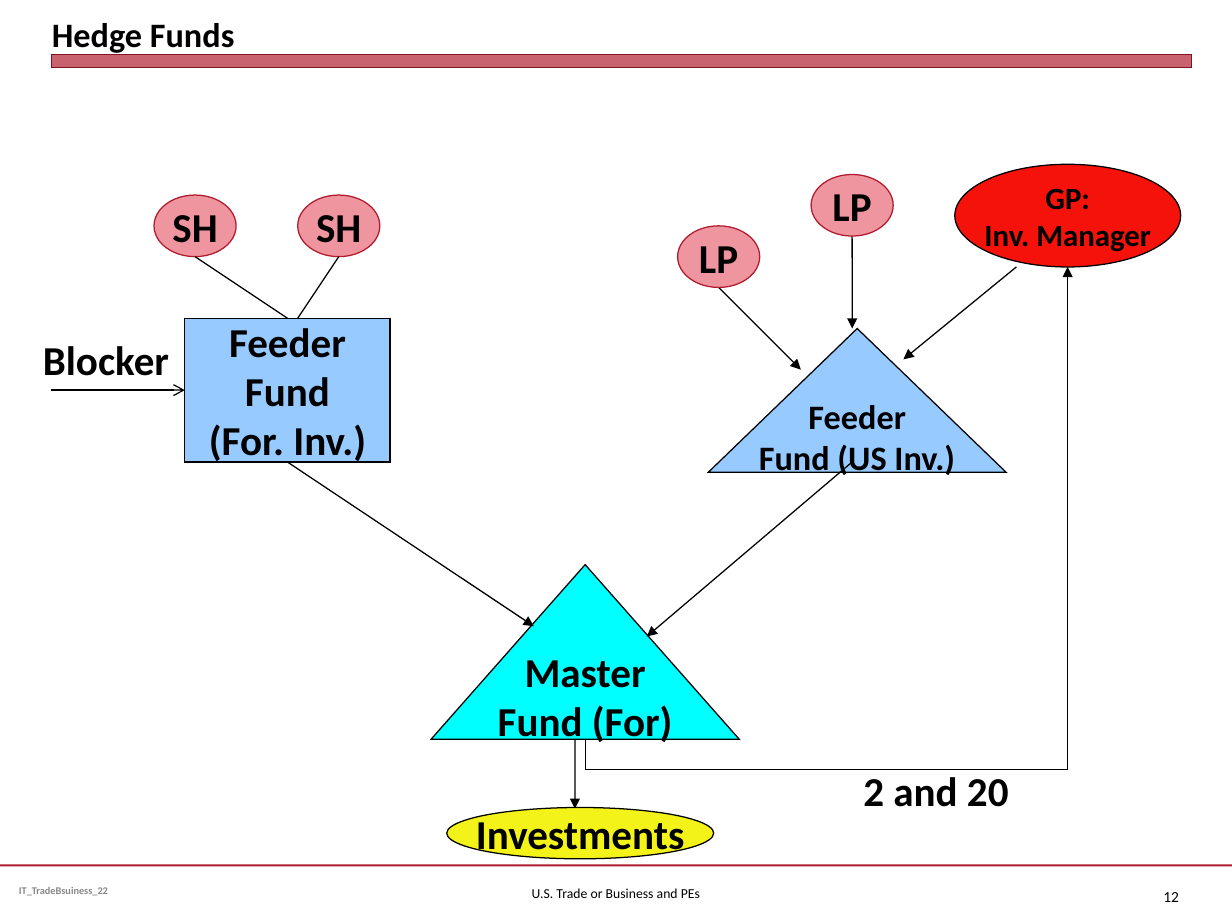
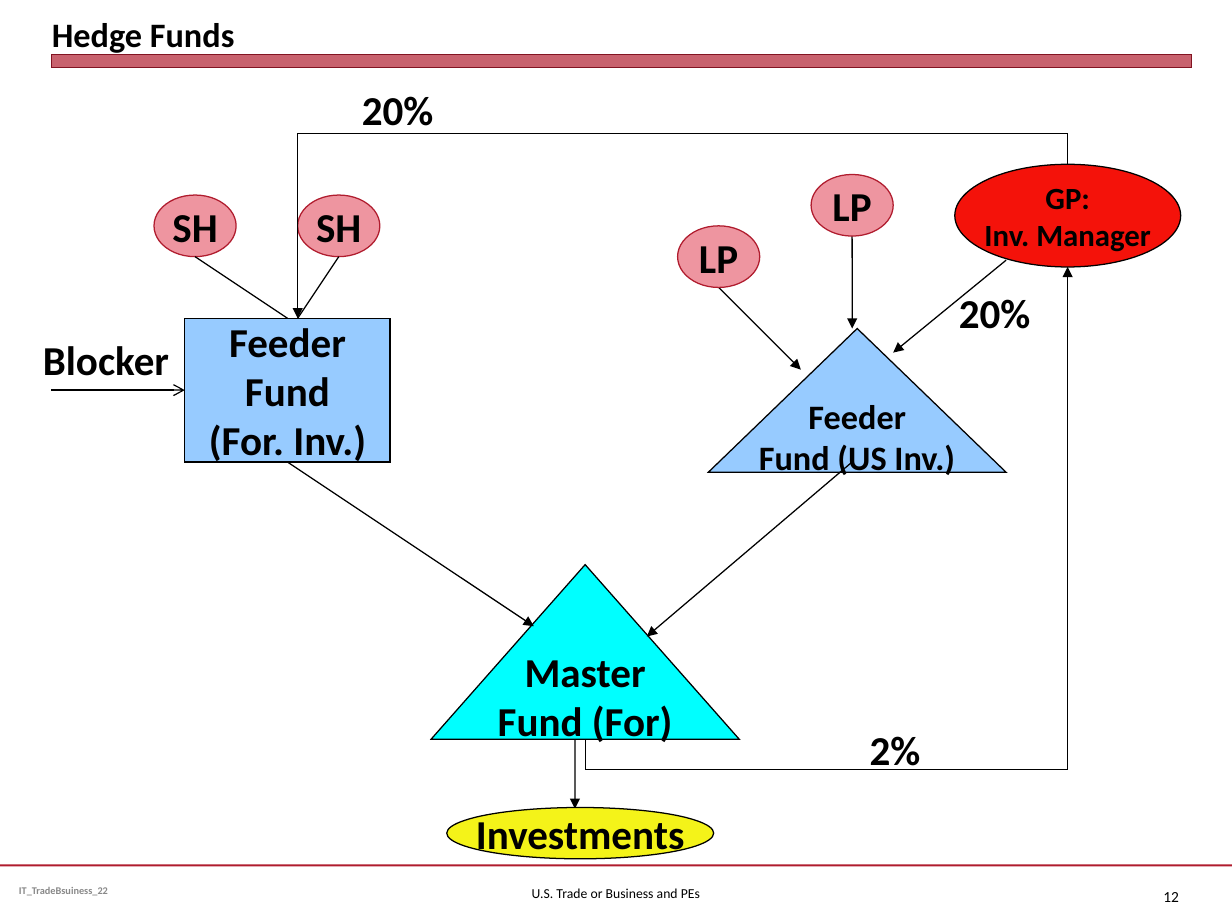
Before and after one commit to jmc877/International-Tax, a slide deck: slide 12 of slides/IT_Slides_ETB_22.pptx. Drawn at 1232x924 pixels with LibreOffice and Linux fonts; fonts in the diff are those of the drawing. Boxes give left, top, right and bottom in pixels: in the first picture for what was removed or moved away, otherwise in the second. Text is boxed around its words. In the diff, an @@ line names an element or a change of style, - is before the commit and + after.

```diff
--- a/slides/IT_Slides_ETB_22.pptx
+++ b/slides/IT_Slides_ETB_22.pptx
@@ text added at [362,96,434,134], 24 pt, text #000000, bold @@
+20%
@@ elbow arrow added from (1068, 164) to (298, 318), #000000 0.75 pt @@
@@ arrow moved from (1016, 267) - (903, 360) to (1007, 260) - (893, 352) @@
@@ text added at [959,295,1031,329], 24 pt, text #000000, bold @@
+20%
@@ text at [870,736,921,770]: text changed @@
-2 and 20
+2%
```
Also in this commit, not shown: 2 other slides changed, 1 other file.
